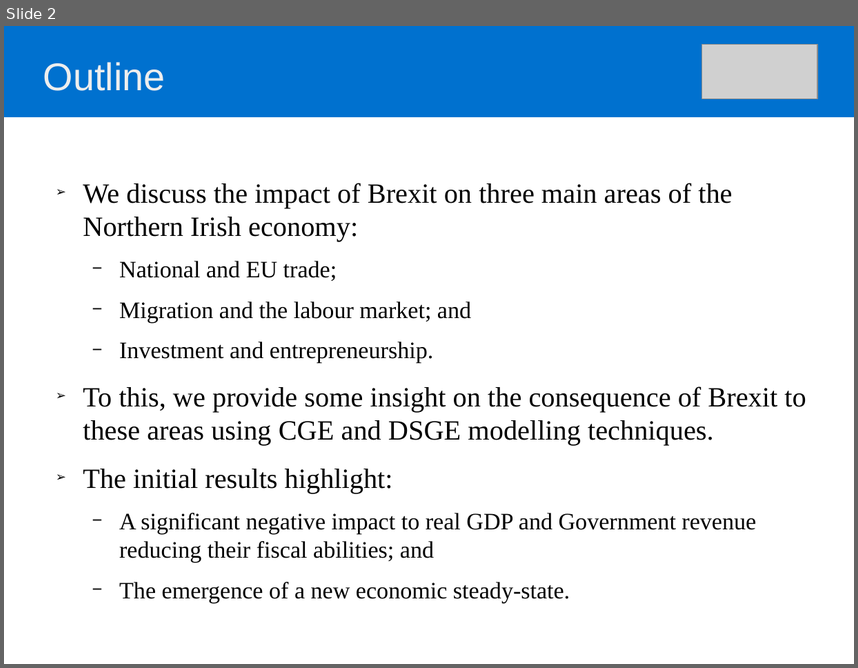
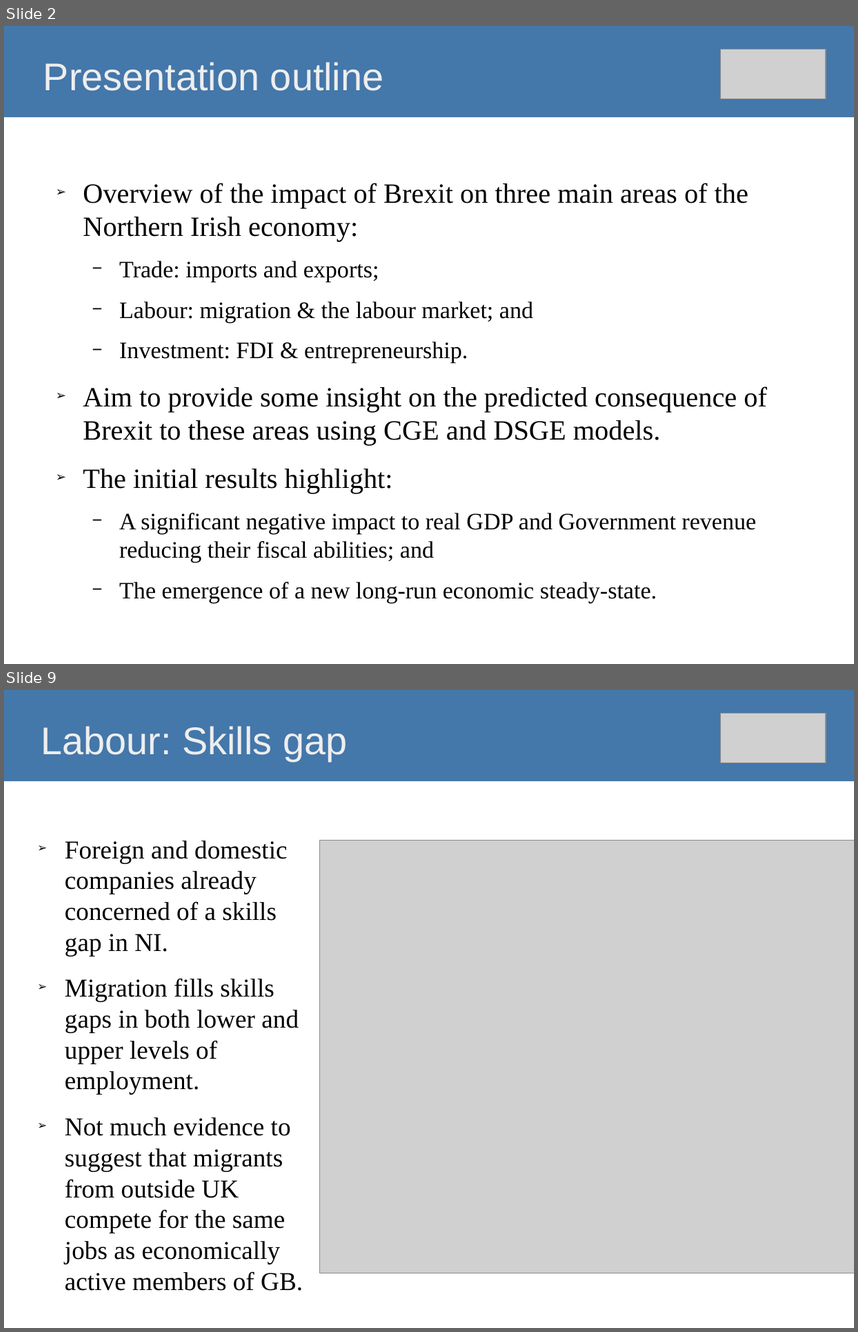
Before and after one commit to O1sims/MigrationNI, a slide deck: presentation/impact-of-brexit-on-ni-economy.odp. Shown one above the other, each under a label of ours: slide 2 before the commit, slides 2 and 9 after it; the slides between them are not shown. The pictures are 858x668 and 858x1332 pixels, drawn with LibreOffice and Linux fonts; fonts in the diff are those of the drawing; grey boxes stand for pictures. Boxes give left, top, right and bottom in pixels: in the first picture for what was removed or moved away, otherwise in the second. Text is boxed around its words. In the diff, an @@ line names an element or a change of style, - is before the commit and + after.

```diff
--- a/presentation/impact-of-brexit-on-ni-economy.odp
+++ b/presentation/impact-of-brexit-on-ni-economy.odp
@@ slide 9 added at (4,690,854,1328), background #FFFFFF @@
@@ title added at (4,690,854,781), fill #4477AA, 36 pt, text #EEEEEE @@
+Labour: Skills gap
@@ picture added at (721,713,826,763) @@
@@ text added at (65,840,303,1290), 24 pt, text #000000 @@
+➢ Foreign and domestic companies already concerned of a skills gap in NI.
+➢ Migration fills skills gaps in both lower and upper levels of employment.
+➢ Not much evidence to suggest that migrants from outside UK compete for the same jobs as economically active members of GB.
@@ picture added at (319,840,854,1273) @@
@@ slide 2 changed as well @@
@@ title "Presentation outline" at (4,26,854,117): fill #0071CF to #4477AA @@
@@ title at (43,62,384,91): text changed @@
-Outline
+Presentation outline
@@ picture: place and size @@
-picture at (703,45,819,99)
+picture at (721,49,826,99)
@@ text at (83,183,767,445): text changed @@
-➢ We discuss the impact of Brexit on three main areas of the Northern Irish economy:
-  − National and EU trade;
-  − Migration and the labour market; and
-  − Investment and entrepreneurship.
-➢ To this, we provide some insight on the consequence of Brexit to these areas using CGE and DSGE modelling techniques.
+➢ Overview of the impact of Brexit on three main areas of the Northern Irish economy:
+  − Trade: imports and exports;
+  − Labour: migration & the labour market; and
+  − Investment: FDI & entrepreneurship.
+➢ Aim to provide some insight on the predicted consequence of Brexit to these areas using CGE and DSGE models.
@@ text at (119,581,657,603): text changed @@
-  − The emergence of a new economic steady-state.
+  − The emergence of a new long-run economic steady-state.
```
Also in this commit, not shown: 2 other slides changed, 10 other slides added.
